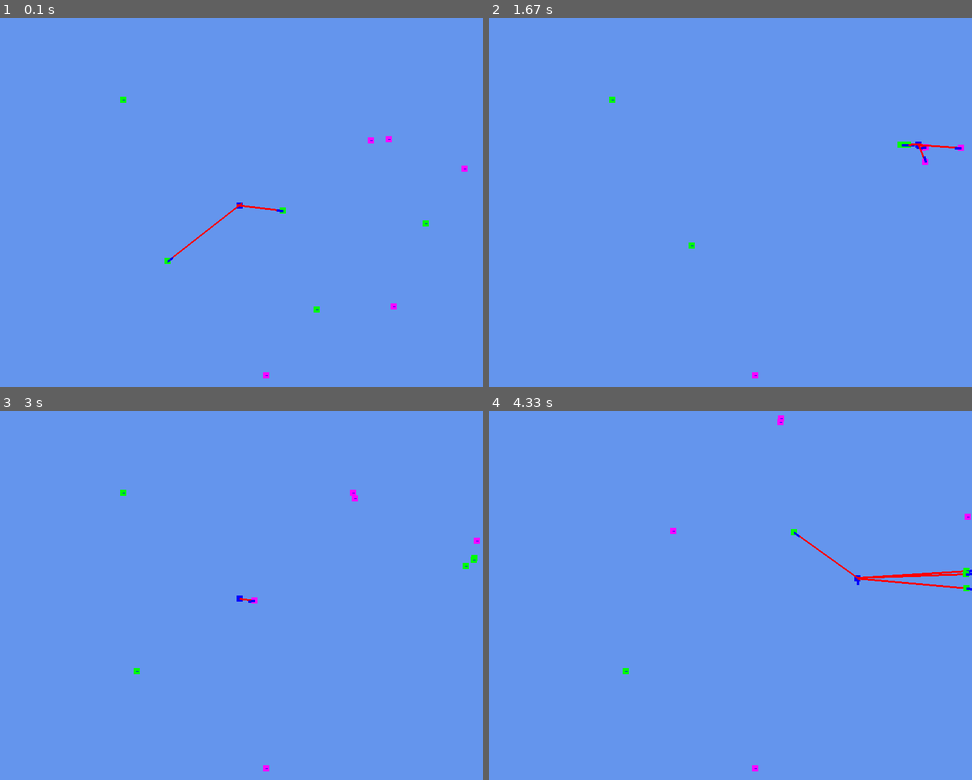
Above: before the commit, frames 1-4 (two rows, left to right).
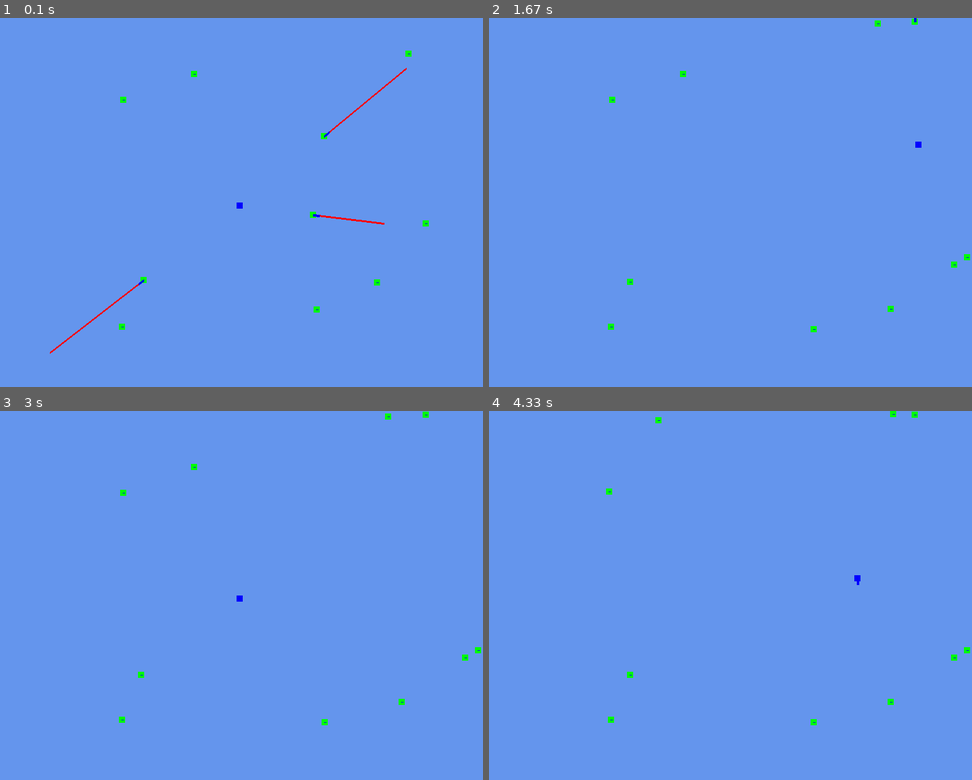
Above: after the commit, the same moments.

Repository: SamLayton97/GDD3400-PygameProject
Game: pygame game, started from IntroToPygame/IntroToPygame.py
The game is run twice, just before and just after one commit, with the same random seed, the same clock (stepped at 60 frames per second) and the same inputs.
Inputs:
- Up to frame 1 (0.1 s): no input
- Up to frame 2 (1.67 s): hold D 0.33-0.8 s; hold W 0.83-1.13 s; hold D 1.17-1.63 s
- Up to frame 3 (3 s): hold A 1.67-2.2 s; hold S 2.23-2.53 s; hold A 2.57-2.97 s
- Up to frame 4 (4.33 s): hold W 3-3.37 s; hold D 3.4-4.03 s; hold S from 4.07 s (still down)

The runs differ from the first frame. In frame 1, 0.7% of the frame differs, in the area x 10-97%, y 8-98%; in frame 2, 0.4%; in frame 3, 0.4%; in frame 4, 0.8%, in the area x 24-100%, y 0-98%.

Commit message:
Created Sheep agent class (currently identical copy of Enemy class but with only flee capabilities)

Diff:
--- a/IntroToPygame/IntroToPygame.py
+++ b/IntroToPygame/IntroToPygame.py
@@ -8,8 +8,7 @@
 import Constants
 from Vector import *
 from Player import *
-from Enemy import *
-from EnemyHunter import *
+from Sheep import *
 
 # method to respond to in-game events
 def EventHandler():
@@ -17,8 +16,8 @@
 		# if timer ends, allow "tag-backs"
 		if event.type == USEREVENT:
 			myPlayer.canTagBack = True
-			for enemy in enemies:
-				enemy.canTagBack = True
+			for agent in sheep:
+				agent.canTagBack = True
 		# if player attempts to quit, exit game
 		if event.type == QUIT:
 			pygame.quit()
@@ -27,7 +26,7 @@
 # set display
 screen = pygame.display.set_mode((Constants.WORLD_WIDTH, Constants.WORLD_HEIGHT))
 worldBounds = Vector(Constants.WORLD_WIDTH, Constants.WORLD_HEIGHT)
-pygame.display.set_caption("Moving Agents")
+pygame.display.set_caption("Herding Sheep")
 
 # retrieve framerate of game
 framerate = pygame.time.Clock()
@@ -35,20 +34,13 @@
 # spawn player at center of screen
 myPlayer = Player(Vector(Constants.WORLD_WIDTH / 2, Constants.WORLD_HEIGHT / 2), Constants.PLAYER_SIZE, Constants.PLAYER_SPEED, Constants.PLAYER_COLOR)
 
-# spawn 5 standard enemies at random points on map
-enemies = []
-for i in range(5):
+# spawn 10 sheep at random points on map
+sheep = []
+for i in range(10):
 	randX = random.randint(1, Constants.WORLD_WIDTH - Constants.ENEMY_SIZE - 1)
 	randY = random.randint(1, Constants.WORLD_HEIGHT - Constants.ENEMY_SIZE - 1)
-	newEnemy = Enemy(Vector(randX, randY), Constants.ENEMY_SIZE, Constants.ENEMY_SPEED, Constants.ENEMY_COLOR)
-	enemies.append(newEnemy)
-
-# spawn 5 hunter enemies at random points on map
-for i in range(5):
-	randX = random.randint(1, Constants.WORLD_WIDTH - Constants.ENEMY_SIZE - 1)
-	randY = random.randint(1, Constants.WORLD_HEIGHT - Constants.ENEMY_SIZE - 1)
-	newHunter = EnemyHunter(Vector(randX, randY), Constants.ENEMY_SIZE, Constants.ENEMY_SPEED, Constants.HUNTER_COLOR)
-	enemies.append(newHunter)
+	newSheep = Sheep(Vector(randX, randY), Constants.ENEMY_SIZE, Constants.ENEMY_SPEED, Constants.ENEMY_COLOR)
+	sheep.append(newSheep)
 
 # game loop
 while True:
@@ -59,11 +51,11 @@
 	framerate.tick(Constants.FRAME_RATE)
 
 	# update and draw player and ai agents
-	myPlayer.update(enemies[0], worldBounds)
+	myPlayer.update(sheep[0], worldBounds)
 	myPlayer.draw(screen)
-	for enemy in enemies:
-		enemy.update(myPlayer, worldBounds)
-		enemy.draw(screen)
+	for agent in sheep:
+		agent.update(myPlayer, worldBounds)
+		agent.draw(screen)
 
 	# update display and erase residue of current frame before drawing next
 	pygame.display.update()
--- /dev/null
+++ b/IntroToPygame/Sheep.py
@@ -0,0 +1,35 @@
+import Constants
+from Vector import *
+from Agent import *
+import pygame
+from pygame.locals import *
+pygame.init()
+
+# Basic sheep agent with flocking behavior
+class Sheep(Agent):
+
+	# public variables
+	interceptPoint = Vector(0, 0)
+
+	# Draws vision-detection line on top of drawing itself and its vector line
+	def draw(self, screen):
+		# for debugging: draw line from enemy's center to target's center if following target
+		if self.velocity.numerator != 0 or self.velocity.denominator != 0:
+			pygame.draw.line(screen, pygame.Color(255, 0, 0), (self.objectCenter.numerator, self.objectCenter.denominator),
+					(self.interceptPoint.numerator + self.objectCenter.numerator, self.interceptPoint.denominator + self.objectCenter.denominator), 3)
+
+		# draw self and vector line
+		super().draw(screen)
+
+	# Updates sheep's position, running from player-dog if within run range
+	def update(self, target, worldBounds):
+		# calculate distance to target
+		self.interceptPoint = self.position - target.position
+		distToTarget = self.interceptPoint.length()
+
+		# if target is within minimum range, flee
+		if distToTarget < Constants.ATTACK_RANGE:
+			self.velocity = self.interceptPoint.normalize()
+			super().update(target, worldBounds)
+		else:
+			self.velocity = Vector(0, 0)
Not shown, changed: IntroToPygame/IntroToPygame.pyproj
